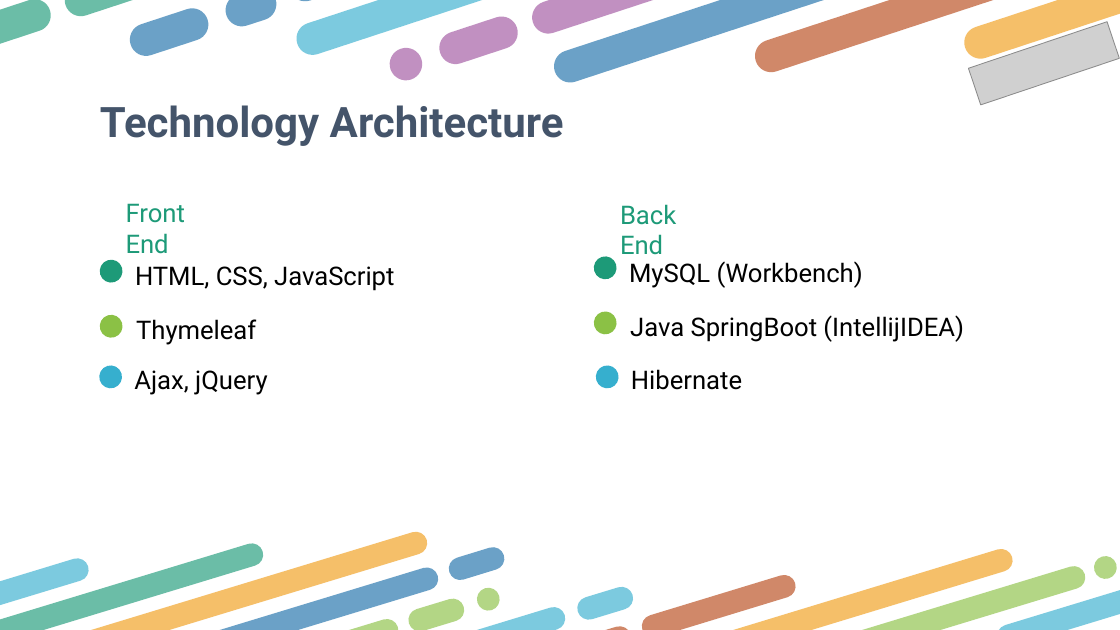
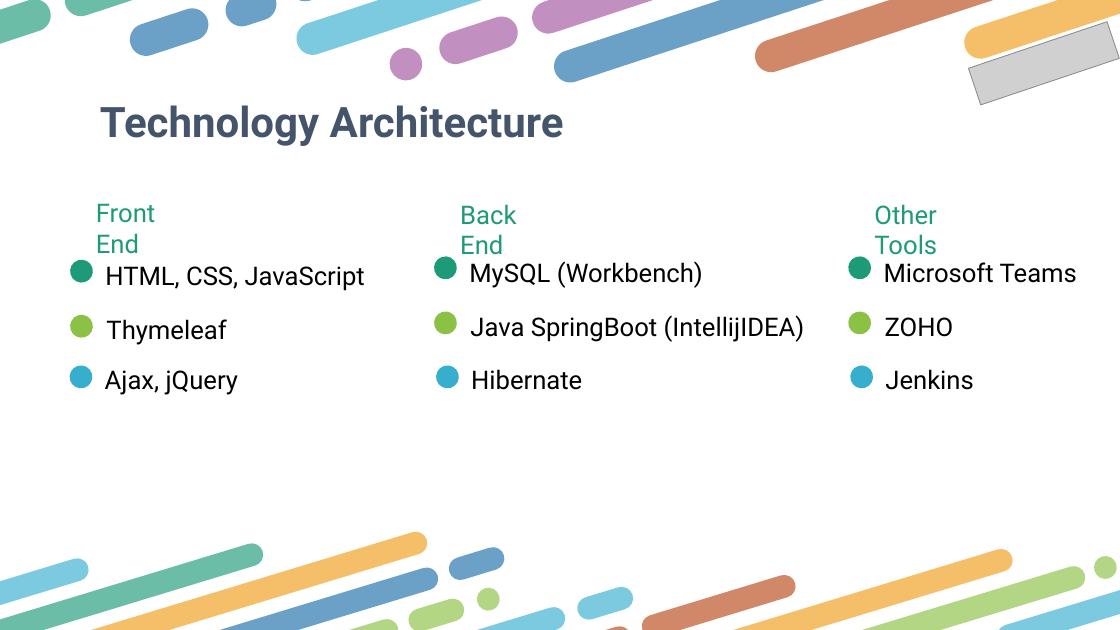
Before and after one commit to viveksoni100/finalyear_presentation, a slide deck: slide 5 of Daas.pptx. Drawn at 1120x630 pixels with LibreOffice and Linux fonts; fonts in the diff are those of the drawing; grey boxes stand for pictures. Boxes give left, top, right and bottom in pixels: in the first picture for what was removed or moved away, otherwise in the second. Text is boxed around its words. In the diff, an @@ line names an element or a change of style, - is before the commit and + after.

```diff
--- a/Daas.pptx
+++ b/Daas.pptx
@@ 4 texts, 3 freeform shapes moved together from (x1=95, y1=203, x2=394, y2=395) to (x1=66, y1=203, x2=365, y2=395) @@
@@ 4 texts, 3 freeform shapes moved together from (x1=590, y1=204, x2=964, y2=392) to (x1=431, y1=204, x2=805, y2=392) @@
@@ group added at (x1=845, y1=204, x2=1077, y2=392): 4 texts, 3 freeform shapes @@
+Microsoft Teams
+ZOHO
+Other Tools
+Jenkins
```
Also in this commit, not shown: 1 other slide changed.
